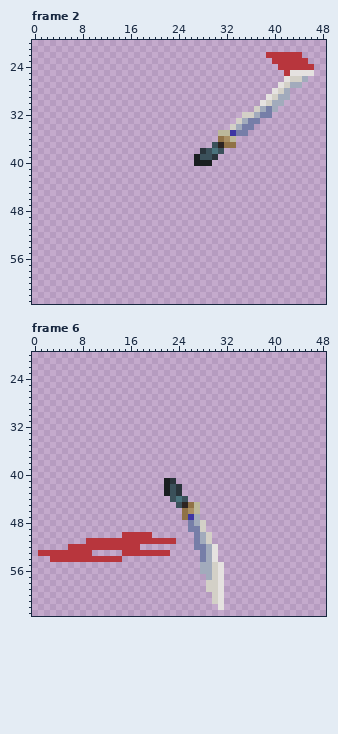
Edited in one commit: pixel-art file (Assets/Weapons/Weapons/ShadosKatana/Atk1.aseprite). The first picture shows the starting point.
64x64 pixels, 8 frames. Pixels under 10% opacity are left out. Shown: frame 2: x 0..48, y 20..63; frame 6: x 0..48, y 20..63. The commit also changed other frames, which this record leaves out.
The same view after the edit:
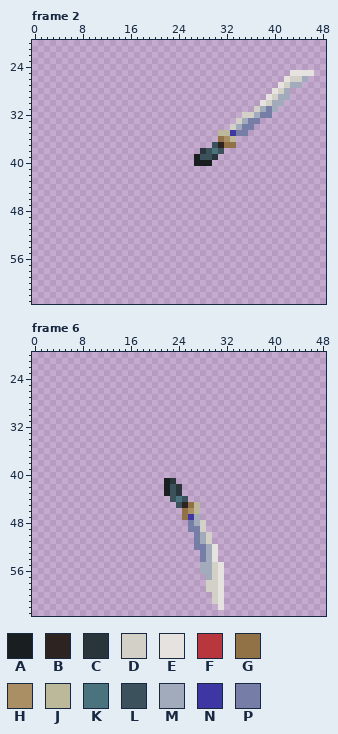
Palette (. is transparent): A #191e20  B #2d2421  C #29343b  D #d3d0c7  E #e5e2e0  F #b8363d  G #907246  H #a98f63  J #bcb89a  K #4a737d  L #3b515b  M #a2abbc  N #3d36a3  P #767ea8
Diff:
layer "fxv2" now hidden
Frame 2:
The author cleared colour F in row 22 at x 39 to 44; in row 23 at x 40 to 45; in row 24 at x 41 to 46; in row 25 at x 42.
Frame 6:
The author cleared colour F in row 50 at x 15 to 19; in row 51 at x 9 to 23; in row 52 at x 6 to 17; in row 53 at x 1 to 9 and 15 to 22; in row 54 at x 3 to 14.
Changed places in both pictures, as pixel boxes (x1, y1, x2, y2):
erased: (266, 52, 314, 76)
erased: (38, 532, 176, 562)
